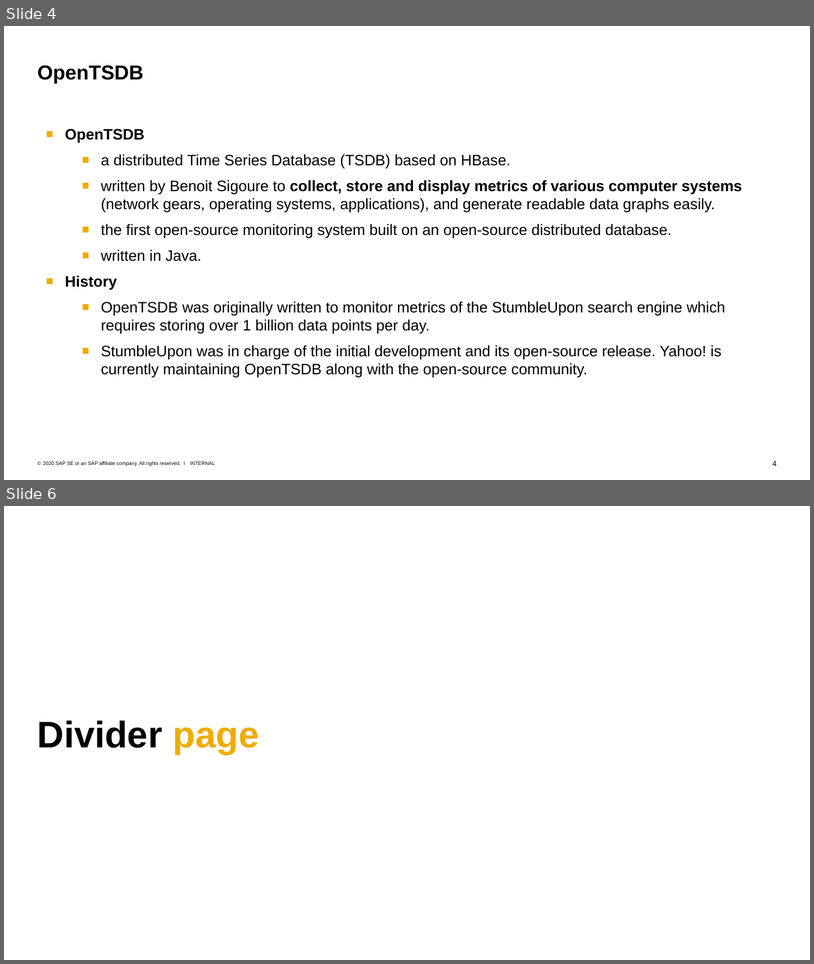
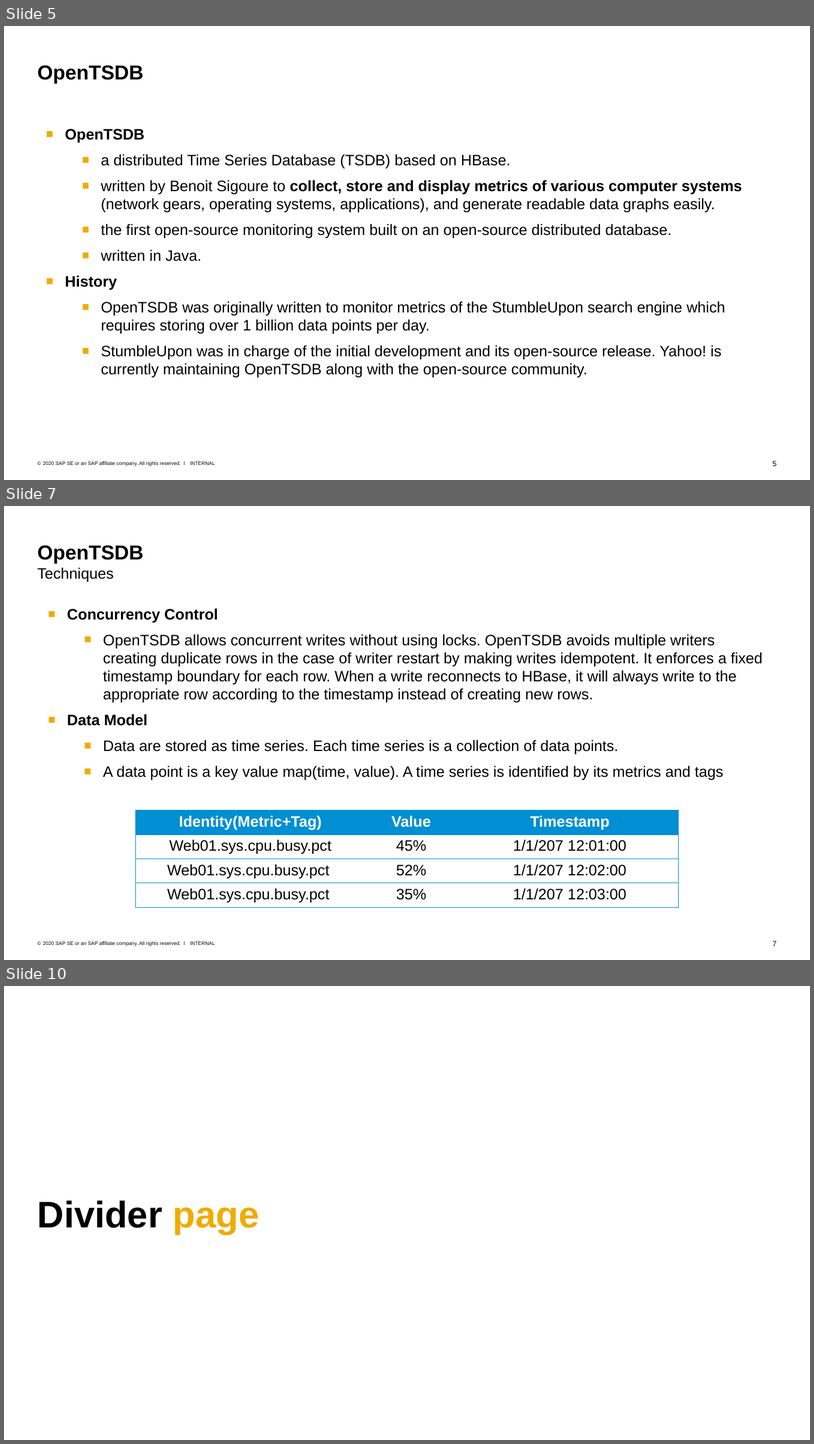
Before and after one commit to Voidkai/Survey_on_NoSQL, a slide deck: NoSQL/The_Survey_On_OpenTSDB.pptx. Shown one above the other, each under a label of ours: slides 4 and 6 before the commit, slides 5, 7 and 10 after it; the slides between them are not shown. The pictures are 814x964 and 814x1444 pixels, drawn with LibreOffice and Linux fonts; fonts in the diff are those of the drawing. Boxes give left, top, right and bottom in pixels: in the first picture for what was removed or moved away, otherwise in the second. Text is boxed around its words. In the diff, an @@ line names an element or a change of style, - is before the commit and + after.

```diff
--- a/NoSQL/The_Survey_On_OpenTSDB.pptx
+++ b/NoSQL/The_Survey_On_OpenTSDB.pptx
@@ slide 7 added at (x1=4, y1=506, x2=810, y2=960), background #FFFFFF; not listed: 3 template elements that a slide beside it also shows @@
@@ title added at (x1=38, y1=545, x2=144, y2=582), 18 pt, text #000000 @@
+OpenTSDB
+Techniques
@@ text added at (x1=67, y1=608, x2=763, y2=780), 18 pt, text #000000 @@
+■ Concurrency Control
+  ■ OpenTSDB allows concurrent writes without using locks. OpenTSDB avoids multiple writers creating duplicate rows in the case of writer restart by making writes idempotent. It enforces a fixed timestamp boundary for each row. When a write reconnects to HBase, it will always write to the appropriate row according to the timestamp instead of creating new rows.
+■ Data Model
+  ■ Data are stored as time series. Each time series is a collection of data points.
+  ■ A data point is a key value map(time, value). A time series is identified by its metrics and tags
@@ table added at (x1=136, y1=810, x2=678, y2=907), 4 rows, 3 columns @@
+Identity(Metric+Tag) | Value | Timestamp
+Web01.sys.cpu.busy.pct | 45% | 1/1/207 12:01:00
+Web01.sys.cpu.busy.pct | 52% | 1/1/207 12:02:00
+Web01.sys.cpu.busy.pct | 35% | 1/1/207 12:03:00
@@ what was slide 4 is now slide 5 @@
@@ page number at (x1=773, y1=460, x2=777, y2=466): text changed @@
-4
+5
@@ what was slide 6 is now slide 10 @@
```
Also in this commit, not shown: 3 slides changed, 4 other slides added, 1 slide removed.
